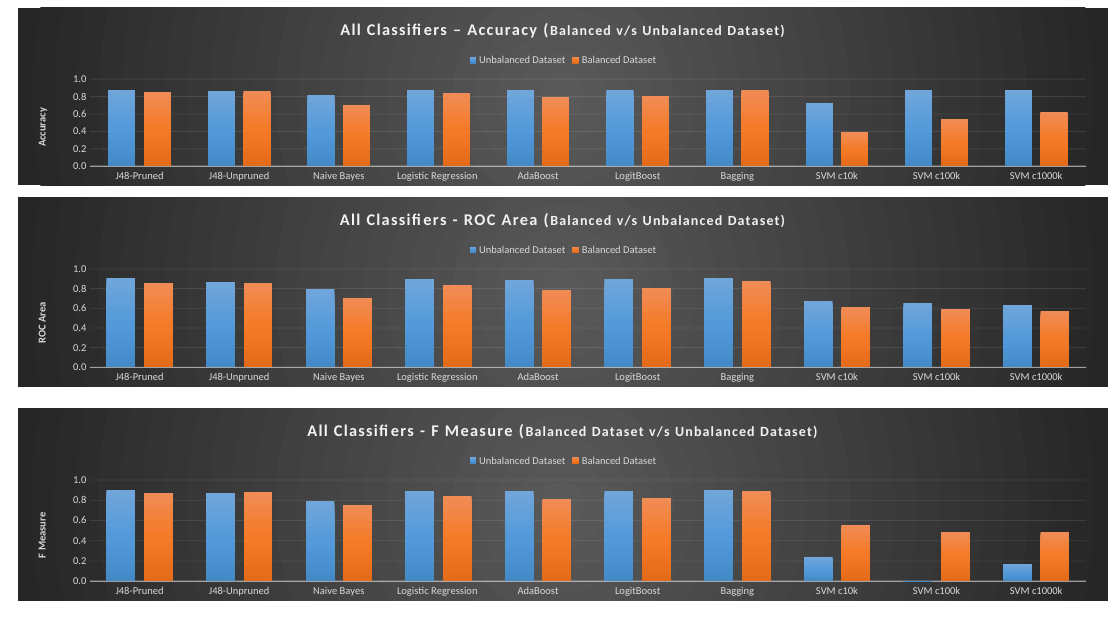
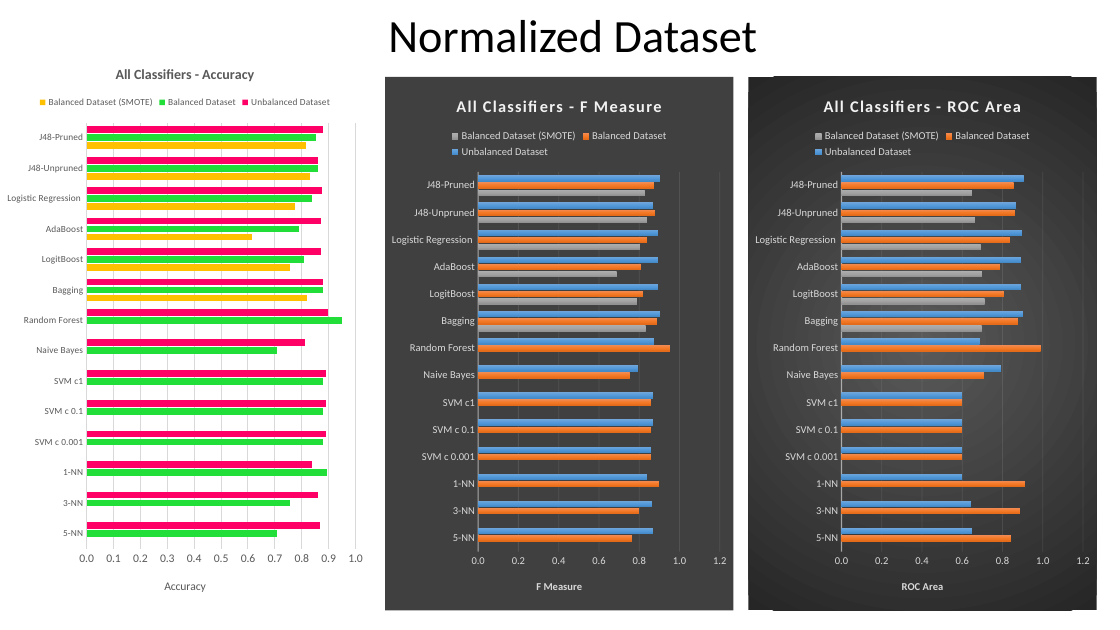
Before and after one commit to malughanshyam/MachineLearningFinalProject, a slide deck: slide 8 of Documents/Presentation/Charts in slides.pptx (slide 4 before the commit). Drawn at 1120x630 pixels with LibreOffice and Linux fonts; fonts in the diff are those of the drawing. Boxes give left, top, right and bottom in pixels: in the first picture for what was removed or moved away, otherwise in the second. Text is boxed around its words. In the diff, an @@ line names an element or a change of style, - is before the commit and + after.

```diff
--- a/Documents/Presentation/Charts in slides.pptx
+++ b/Documents/Presentation/Charts in slides.pptx
@@ title added at [388, 20, 757, 53], 39.6 pt, text #000000 @@
+Normalized Dataset
@@ column chart at [0, 46, 371, 611] @@
@@ column chart to bar chart @@
@@ title "All Classifiers – Accuracy (Balanced v/s Unbalanced Dataset) " to "All Classifiers - Accuracy " @@
-categories: J48-Pruned, J48-Unpruned, Naive Bayes, Logistic Regression , AdaBoost, LogitBoost, Bagging, SVM c10k, SVM c100k, SVM c1000k
+categories: J48-Pruned, J48-Unpruned, Logistic Regression , AdaBoost, LogitBoost, Bagging, Random Forest, Naive Bayes, SVM c1, SVM c 0.1, SVM c 0.001, 1-NN, 3-NN, 5-NN
-Unbalanced Dataset: 0.88, 0.86, 0.81, 0.87, 0.87, 0.87, 0.88, 0.73, 0.87, 0.88
+Unbalanced Dataset: 0.88, 0.86, 0.87, 0.87, 0.87, 0.88, 0.9, 0.81, 0.89, 0.89, 0.89, 0.84, 0.86, 0.87
@@ colour of Unbalanced Dataset gradient #71A6DB to #559BDB to #448ACA to #FF0066 @@
-Balanced Dataset: 0.85, 0.86, 0.71, 0.84, 0.79, 0.81, 0.88, 0.39, 0.54, 0.62
+Balanced Dataset: 0.85, 0.86, 0.84, 0.79, 0.81, 0.88, 0.95, 0.71, 0.88, 0.88, 0.88, 0.89, 0.76, 0.71
@@ colour of Balanced Dataset gradient #F18C57 to #F67B28 to #E56C19 to #21DF38 @@
+Balanced Dataset (SMOTE): 0.81, 0.83, 0.78, 0.62, 0.76, 0.82, -, -, -, -, -, -, -, -
@@ legend changed @@
@@ category axis changed @@
@@ value axis changed @@
@@ bar spacing changed @@
@@ background changed @@
@@ bar chart: place and size @@
-bar chart at [18, 8, 1108, 185]
+bar chart at [0, 46, 371, 611]
@@ column chart at [385, 77, 734, 611] @@
@@ column chart to bar chart @@
@@ title "All Classifiers - F Measure (Balanced Dataset v/s Unbalanced Dataset) " to "All Classifiers - F Measure " @@
-categories: J48-Pruned, J48-Unpruned, Naive Bayes, Logistic Regression , AdaBoost, LogitBoost, Bagging, SVM c10k, SVM c100k, SVM c1000k
+categories: J48-Pruned, J48-Unpruned, Logistic Regression , AdaBoost, LogitBoost, Bagging, Random Forest, Naive Bayes, SVM c1, SVM c 0.1, SVM c 0.001, 1-NN, 3-NN, 5-NN
-Unbalanced Dataset: 0.91, 0.87, 0.79, 0.9, 0.89, 0.89, 0.9, 0.24, 0, 0.17
+Unbalanced Dataset: 0.91, 0.87, 0.9, 0.89, 0.89, 0.9, 0.88, 0.79, 0.87, 0.87, 0.86, 0.84, 0.86, 0.87
-Balanced Dataset: 0.87, 0.88, 0.75, 0.84, 0.81, 0.82, 0.89, 0.56, 0.49, 0.49
+Balanced Dataset: 0.87, 0.88, 0.84, 0.81, 0.82, 0.89, 0.95, 0.75, 0.86, 0.86, 0.86, 0.9, 0.8, 0.77
+Balanced Dataset (SMOTE): 0.83, 0.84, 0.81, 0.69, 0.79, 0.83, -, -, -, -, -, -, -, -
@@ category axis changed @@
@@ bar spacing changed @@
@@ background changed @@
@@ bar chart: place and size @@
-bar chart at [18, 408, 1108, 601]
+bar chart at [385, 77, 734, 611]
@@ column chart at [749, 77, 1097, 611] @@
@@ column chart to bar chart @@
@@ title "All Classifiers - ROC Area (Balanced v/s Unbalanced Dataset) " to "All Classifiers - ROC Area " @@
-categories: J48-Pruned, J48-Unpruned, Naive Bayes, Logistic Regression , AdaBoost, LogitBoost, Bagging, SVM c10k, SVM c100k, SVM c1000k
+categories: J48-Pruned, J48-Unpruned, Logistic Regression , AdaBoost, LogitBoost, Bagging, Random Forest, Naive Bayes, SVM c1, SVM c 0.1, SVM c 0.001, 1-NN, 3-NN, 5-NN
-Unbalanced Dataset: 0.91, 0.87, 0.79, 0.9, 0.89, 0.89, 0.9, 0.67, 0.65, 0.63
+Unbalanced Dataset: 0.91, 0.87, 0.9, 0.89, 0.89, 0.9, 0.69, 0.79, 0.6, 0.6, 0.6, 0.6, 0.64, 0.65
-Balanced Dataset: 0.85, 0.86, 0.71, 0.84, 0.79, 0.81, 0.88, 0.61, 0.59, 0.57
+Balanced Dataset: 0.85, 0.86, 0.84, 0.79, 0.81, 0.88, 0.99, 0.71, 0.6, 0.6, 0.6, 0.91, 0.89, 0.84
+Balanced Dataset (SMOTE): 0.65, 0.66, 0.69, 0.7, 0.71, 0.7, -, -, -, -, -, -, -, -
@@ category axis changed @@
@@ bar spacing changed @@
@@ bar chart: place and size @@
-bar chart at [18, 197, 1108, 386]
+bar chart at [749, 77, 1097, 611]
```
Also in this commit, not shown: 2 other slides changed, 7 slides added, 1 other file.
